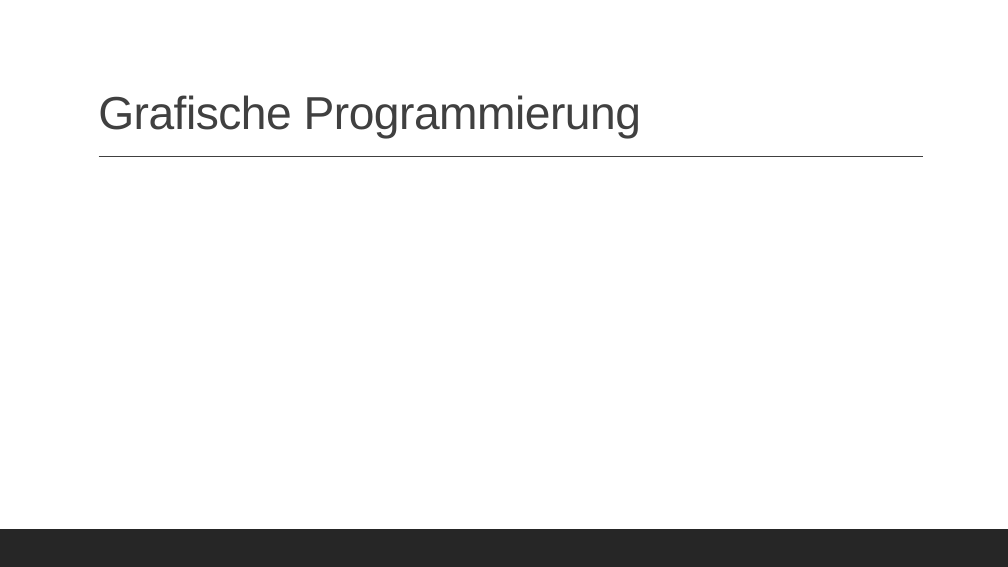
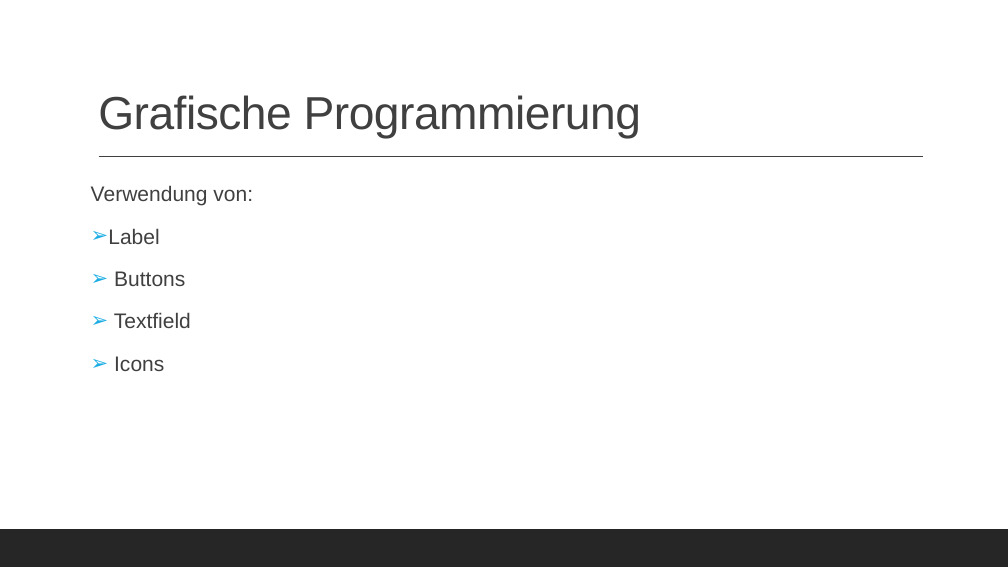
Before and after one commit to KraupaMario/DV-Projekt, a slide deck: slide 5 of 4_Praesentation/DV-Projekt.pptx. Drawn at 1008x567 pixels with LibreOffice and Linux fonts; fonts in the diff are those of the drawing. Boxes give left, top, right and bottom in pixels: in the first picture for what was removed or moved away, otherwise in the second. Text is boxed around its words. In the diff, an @@ line names an element or a change of style, - is before the commit and + after.

```diff
--- a/4_Praesentation/DV-Projekt.pptx
+++ b/4_Praesentation/DV-Projekt.pptx
@@ text added at bbox=[91, 185, 253, 371], 20 pt, text #404040 @@
+Verwendung von:
+➢ Label
+➢ Buttons
+➢ Textfield
+➢ Icons
```
Also in this commit, not shown: 2 other slides changed, 8 other files.
